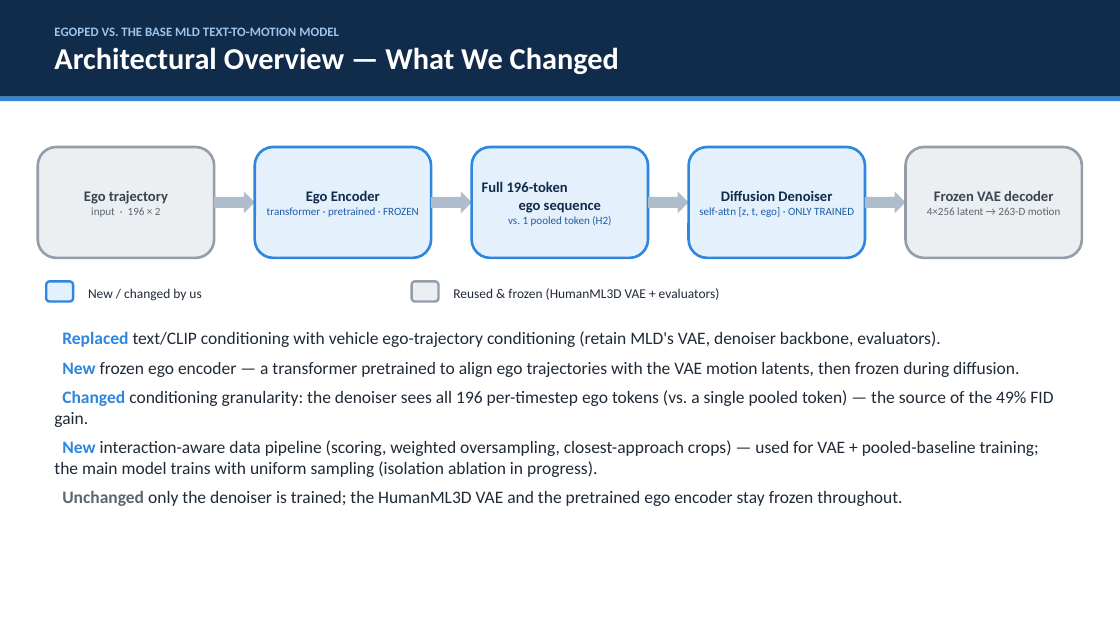
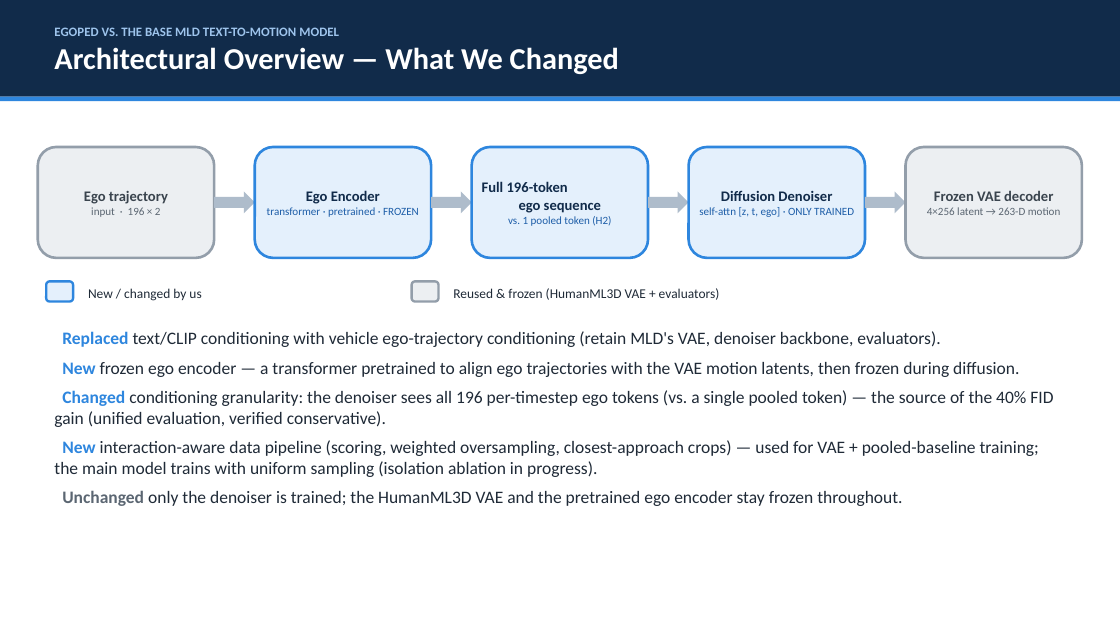
Before and after one commit to ers1804/motion-latent-diffusion, a slide deck: slide 4 of research/to_human/EgoPed_professor_deck.pptx. Drawn at 1120x630 pixels with LibreOffice and Linux fonts; fonts in the diff are those of the drawing. Boxes give left, top, right and bottom in pixels: in the first picture for what was removed or moved away, otherwise in the second. Text is boxed around its words. In the diff, an @@ line names an element or a change of style, - is before the commit and + after.

Commit message:
research(paper): deck refreshed to match the rewrite — unified 40%, EgoPed-IA row, hardening verdicts
Main-result slide: unified table + EgoPed-IA (2.880), conservative-verified
framing replaces the in-progress caveat; ablation-1 unified numbers (6.677 vs
5.620); recipe + limitations slides now carry the full hardening verdicts
(2x2, seeds, rand-init, ADE/FDE, behavioral probe, baseline ladder).

```diff
--- a/research/to_human/EgoPed_professor_deck.pptx
+++ b/research/to_human/EgoPed_professor_deck.pptx
@@ text at (54, 390, 1053, 427): text changed @@
-Changed conditioning granularity: the denoiser sees all 196 per-timestep ego tokens (vs. a single pooled token) — the source of the 49% FID gain.
+Changed conditioning granularity: the denoiser sees all 196 per-timestep ego tokens (vs. a single pooled token) — the source of the 40% FID gain (unified evaluation, verified conservative).
```
Also in this commit, not shown: 4 other slides changed.
